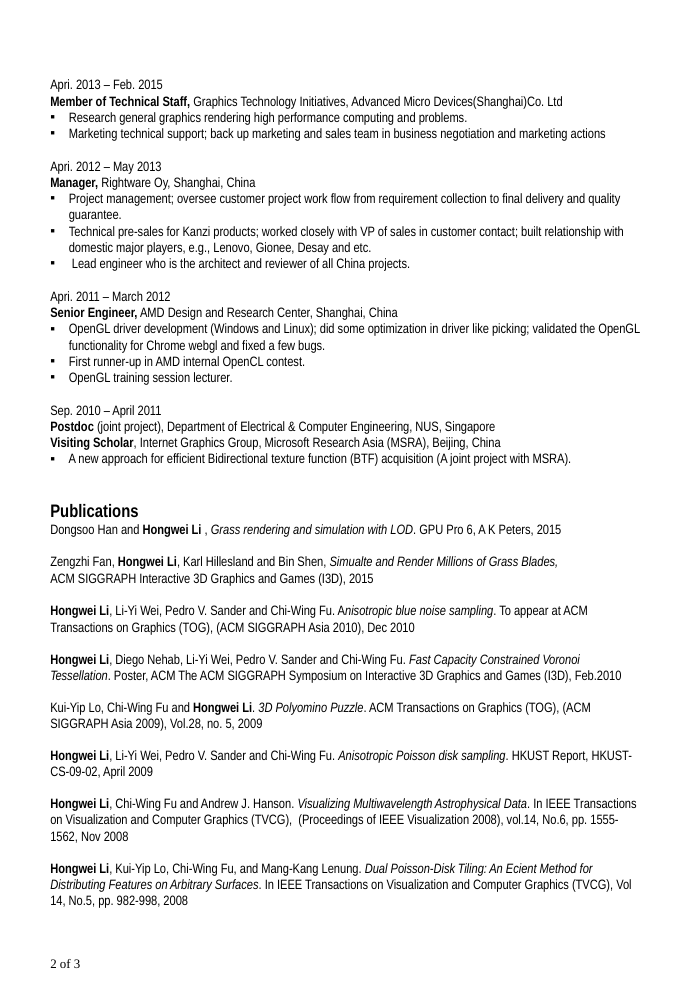
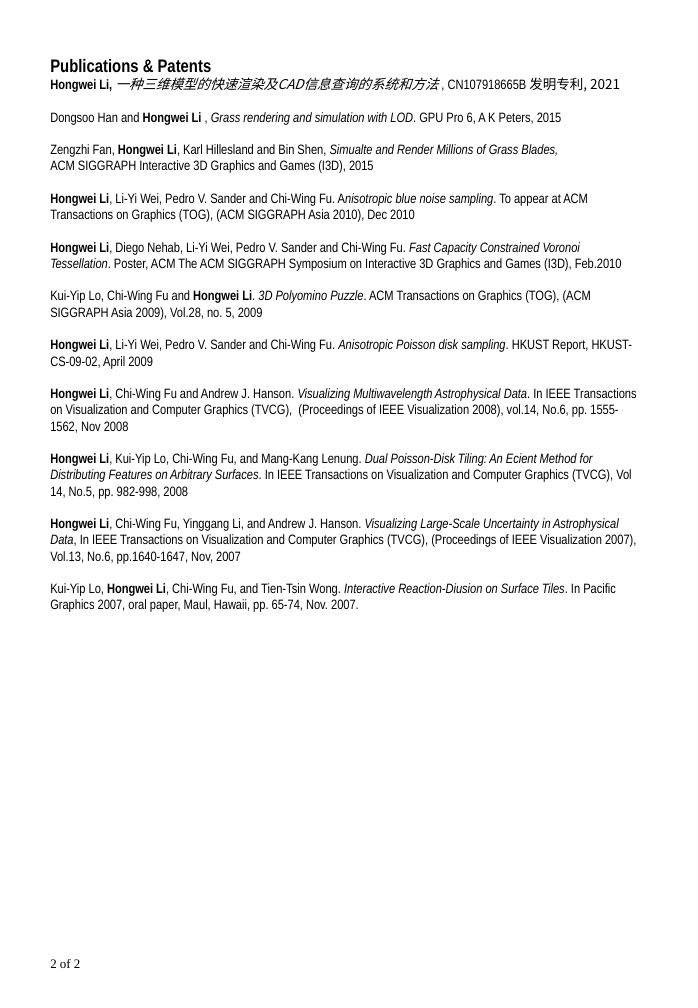
Before and after one commit to lihw/lihw.github.io, a slide deck: slide 2 of lihw_cv.pptx. Drawn at 698x1008 pixels with LibreOffice and Linux fonts; fonts in the diff are those of the drawing. Boxes give left, top, right and bottom in pixels: in the first picture for what was removed or moved away, otherwise in the second. Text is boxed around its words. In the diff, an @@ line names an element or a change of style, - is before the commit and + after.

```diff
--- a/lihw_cv.pptx
+++ b/lihw_cv.pptx
@@ text "Publications & Patents": place and size @@
-text "Publications & Patents" at box(50, 79, 640, 908)
+text "Publications & Patents" at box(50, 59, 637, 612)
@@ text at box(50, 59, 620, 92): text changed @@
-Apri. 2013 – Feb. 2015
-Member of Technical Staff, Graphics Technology Initiatives, Advanced Micro Devices(Shanghai)Co. Ltd
-  ▪ Research general graphics rendering high performance computing and problems.
-  ▪ Marketing technical support; back up marketing and sales team in business negotiation and marketing actions
-Apri. 2012 – May 2013
-Manager, Rightware Oy, Shanghai, China
-  ▪ Project management; oversee customer project work flow from requirement collection to final delivery and quality guarantee.
-  ▪ Technical pre-sales for Kanzi products; worked closely with VP of sales in customer contact; built relationship with domestic major players, e.g., Lenovo, Gionee, Desay and etc.
-  ▪ Lead engineer who is the architect and reviewer of all China projects.
-Apri. 2011 – March 2012
-Senior Engineer, AMD Design and Research Center, Shanghai, China
-▪ OpenGL driver development (Windows and Linux); did some optimization in driver like picking; validated the OpenGL functionality for Chrome webgl and fixed a few bugs.
-▪ First runner-up in AMD internal OpenCL contest.
-▪ OpenGL training session lecturer.
-Sep. 2010 – April 2011
-Postdoc (joint project), Department of Electrical & Computer Engineering, NUS, Singapore
-Visiting Scholar, Internet Graphics Group, Microsoft Research Asia (MSRA), Beijing, China
-▪ A new approach for efficient Bidirectional texture function (BTF) acquisition (A joint project with MSRA).
-Publications
+Publications & Patents
+Hongwei Li, 一种三维模型的快速渲染及CAD信息查询的系统和方法 , CN107918665B 发明专利, 2021
@@ text at box(50, 518, 636, 612): paragraphs added @@
+Hongwei Li, Chi-Wing Fu, Yinggang Li, and Andrew J. Hanson. Visualizing Large-Scale Uncertainty in Astrophysical Data, In IEEE Transactions on Visualization and Computer Graphics (TVCG), (Proceedings of IEEE Visualization 2007), Vol.13, No.6, pp.1640-1647, Nov, 2007
+Kui-Yip Lo, Hongwei Li, Chi-Wing Fu, and Tien-Tsin Wong. Interactive Reaction-Diusion on Surface Tiles. In Pacific Graphics 2007, oral paper, Maul, Hawaii, pp. 65-74, Nov. 2007.
@@ text at box(50, 959, 80, 968): text changed @@
-2 of 3
+2 of 2
```
Also in this commit, not shown: 1 other slide changed, 1 slide removed, 1 other file.
